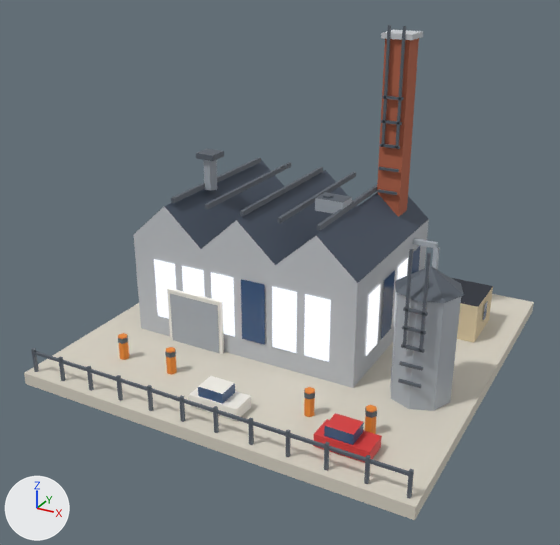
Renders of the glTF model public/models/37.glb from each side of a commit.
One viewpoint serves both versions: a 50 mm lens placed at (0.8, -1.567, 0.974), pointed at (-0.015, -0.085, 0.233). Every picture has the same lights, and +X, +Y and +Z are marked at lower left. The picture after the commit comes second. Vertices at exactly the same position are counted once.

Names of what the first picture shows: 'b37'.
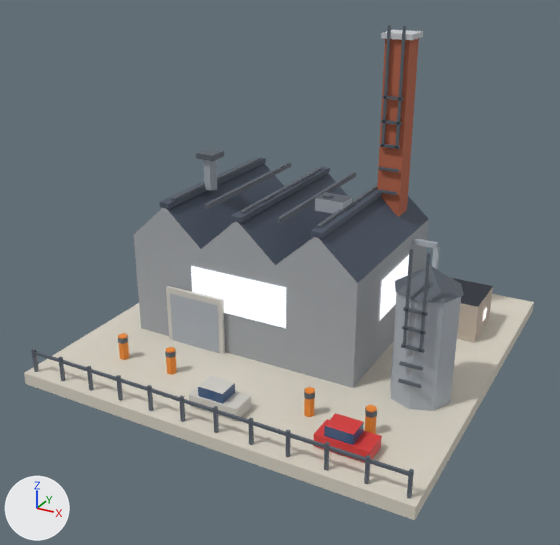
Where the change shows, as pixel boxes [x1, y1, x2, y2] in the pictures (560 x 545 px; the box of a moved part takes in the faces that stretch with it):
'b37', surface changed, reshaped
    both: [24, 25, 534, 520]
part 1 of me_b37, moved or reshaped
    before: [167, 288, 224, 354]
    after: [159, 157, 266, 209]
part 2 of me_b37, added
    after: [231, 166, 330, 223]
part 3 of me_b37, added (blue)
    after: [311, 189, 382, 238]
part 4 of me_b37, added
    after: [166, 286, 225, 354]
part 5 of me_b37, rebuilt (17% narrower, 25% shorter)
    before: [483, 301, 488, 320]
    after: [483, 307, 487, 321]
part 6 of me_b37, deleted
    before: [154, 246, 420, 362]
part 7 of me_b37, added
    after: [191, 255, 409, 329]

What changed in the scene script:
```text
Change mat_wall_grey:
    where n2 = _N.new('ShaderNodeMix'); n2.name = 'Mix'
    n2.inputs[7].default_value: (0.521, 0.546, 0.578, 1.0) -> (0.361, 0.381, 0.402, 1.0)  # 'B', light grey #bfc3c8 -> 'B', grey #a2a6aa
Change mat_white:
    where n2 = _N.new('ShaderNodeMix'); n2.name = 'Mix'
    n2.inputs[7].default_value: (0.88, 0.855, 0.791, 1.0) -> (0.617, 0.597, 0.552, 1.0)  # 'B', white #f1eee6 -> 'B', light grey #cecbc4
Change mat_wall_beige:
    where n2 = _N.new('ShaderNodeMix'); n2.name = 'Mix'
    n2.inputs[7].default_value: (0.694, 0.571, 0.366, 1.0) -> (0.521, 0.44, 0.361, 1.0)  # 'B', beige #d9c7a3 -> 'B', light grey #bfb1a2
Add mat_glow_window_ind:
    mat_glow_window_ind = bpy.data.materials.new('glow_window_ind')
    # nodes: BsdfPrincipled, Mix, OutputMaterial, VertexColor
    # colours: blue #3d5a82, mixed with the vertex colours
Change me_b37:
    used by ob_b37; location = (0.0, 0.0, 0.0)
    verts and faces of me_b37; kept vertices keep their numbers, new ones are numbered from 728
    remove me_b37.from_pydata(...)  # 728 vertices, 855 faces; spans x -0.488..0.48, y -0.48..0.48, z 0.0..0.78
    add me_b37.from_pydata(...)  # 688 vertices, 853 faces; spans x -0.488..0.48, y -0.48..0.48, z 0.0..0.78
    me_b37 part 1: the loose piece of 8 vertices spanning x -0.278..-0.122, y -0.182..-0.174, z 0.03..0.17 is scaled about its middle by (0.173, 57.5, 0.0914), then moved by (-0.08, 0.238, 0.282), in mat_roof_slate
    me_b37 part 2: the loose piece of 8 vertices spanning x -0.084..-0.076, y -0.147..0.267, z 0.382..0.394 is copied, and the copy is scaled about its middle by (3.37, 1.11, 1.07), then moved by (0.0, 0.0, -0.006), in mat_roof_slate; it spans x -0.094..-0.067, y -0.17..0.29, z 0.375..0.388
    me_b37 part 3: the loose piece of 8 vertices spanning x 0.109..0.117, y -0.147..0.267, z 0.382..0.394 is copied, and the copy is scaled about its middle by (3.38, 1.11, 1.07), then moved by (0.007, 0.0, -0.006), in mat_roof_slate; it spans x 0.106..0.133, y -0.17..0.29, z 0.375..0.388
    me_b37 part 4: the loose piece of 8 vertices spanning x -0.278..-0.122, y -0.182..-0.174, z 0.03..0.17 is copied, and the copy is scaled about its middle by (1.04, 1, 1.04), then moved by (0.0, 0.0, 0.002); it spans x -0.281..-0.119, y -0.182..-0.174, z 0.03..0.175
    me_b37 part 5: the loose piece of 4 vertices spanning x 0.403, y 0.225..0.255, z 0.066..0.114 is rebuilt with 4 vertices and now spans x 0.403, y 0.226..0.255, z 0.064..0.096, in mat_glow_window_ind
    me_b37 part 6: 20 loose pieces with 80 vertices, spanning x -0.383..0.223, y -0.173..0.293, z 0.082..0.238, are deleted
    me_b37 part 7
    add verts[728] = (-0.209, -0.173, 0.139)
    add verts[729] = (0.049, -0.173, 0.139)  # pixel (286, 328)
    add verts[730] = (0.049, 0.293, 0.139)
    add verts[731] = (-0.209, 0.293, 0.139)
    add verts[732] = (0.223, -0.034, 0.139)  # pixel (379, 321)
    add verts[733] = (0.223, 0.154, 0.139)
    add verts[734] = (-0.383, 0.154, 0.139)
    add verts[735] = (-0.383, -0.034, 0.139)
    add for new, old in zip([*range(736, 744)], [*range(728, 736)]): verts[new] = verts[old] + (0.0, 0.0, 0.104)
    add faces += [(728, 729, 737), (728, 737, 736), (730, 731, 739), (730, 739, 738), (732, 733, 741), (732, 741, 740)]  # mat_glow_window_ind
    add faces += [(734, 735, 743), (734, 743, 742)]  # mat_glow_window_ind
    other edits to the shape of me_b37 do not show in these pictures
    remove me_b37.materials.append(mat_glow_window)
    add me_b37.materials.append(mat_glow_window_ind)
```
